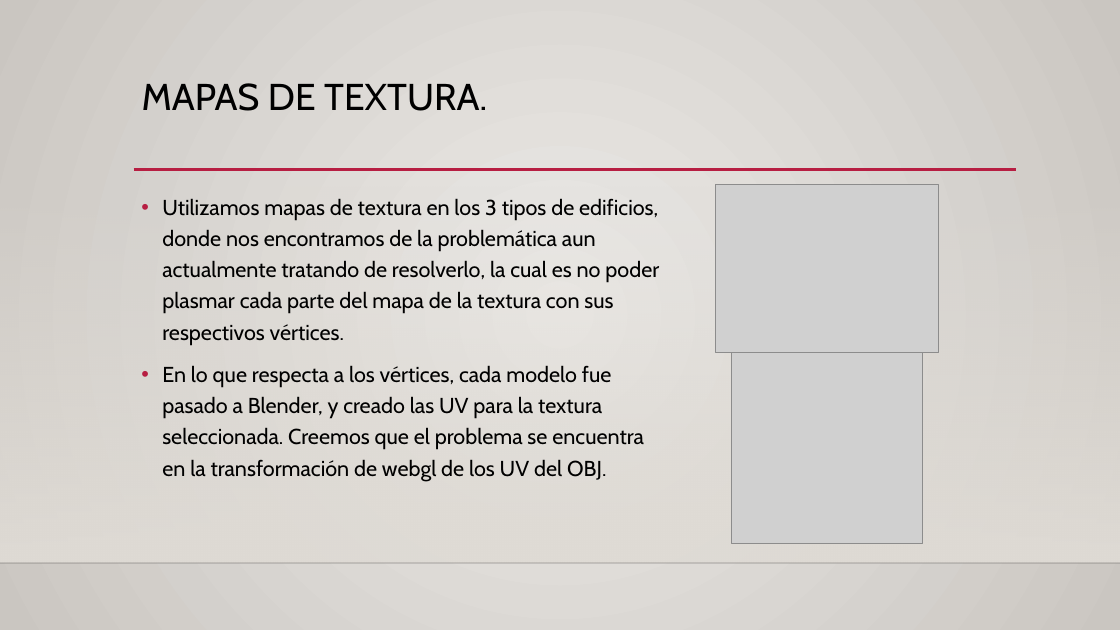
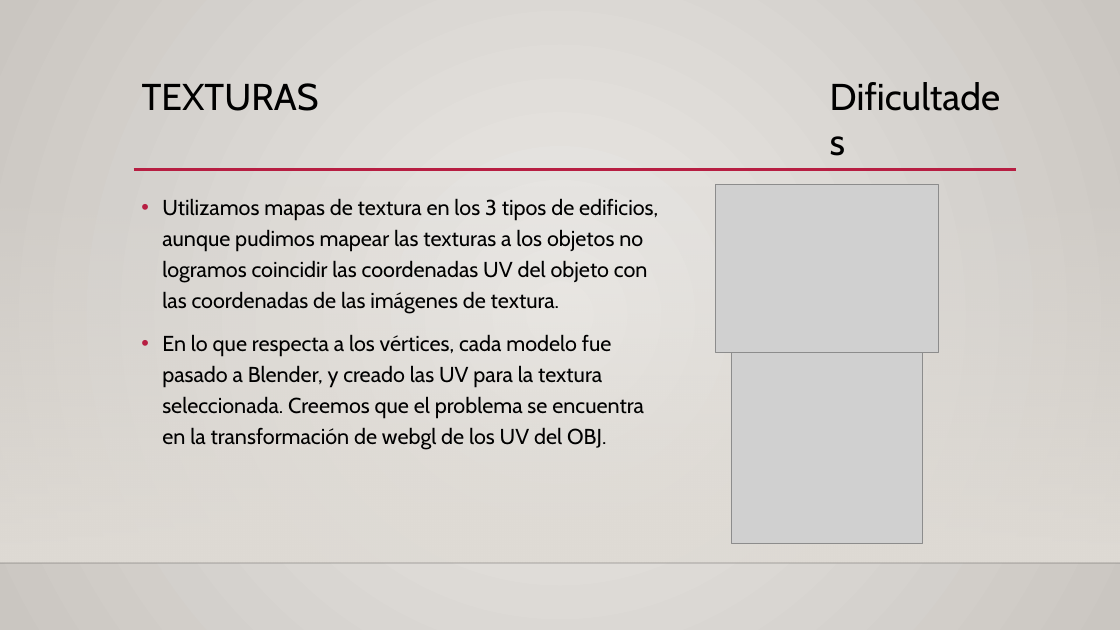
Before and after one commit to brunnerfrancisco/Proyecto-Final-CG, a slide deck: slide 10 of Proyecto 1/Presentacion Proyecto 2.pptx. Drawn at 1120x630 pixels with LibreOffice and Linux fonts; fonts in the diff are those of the drawing; grey boxes stand for pictures; background and template pictures are left out. Boxes give left, top, right and bottom in pixels: in the first picture for what was removed or moved away, otherwise in the second. Text is boxed around its words. In the diff, an @@ line names an element or a change of style, - is before the commit and + after.

```diff
--- a/Proyecto 1/Presentacion Proyecto 2.pptx
+++ b/Proyecto 1/Presentacion Proyecto 2.pptx
@@ title at bbox=[142, 83, 319, 111]: text changed @@
-MAPAS DE TEXTURA.
+TEXTURAS
@@ text added at bbox=[822, 69, 1016, 123], 32 pt, text #000000 @@
+Dificultades
@@ text at bbox=[162, 198, 658, 314]: text changed @@
-• Utilizamos mapas de textura en los 3 tipos de edificios, donde nos encontramos de la problemática aun actualmente tratando de resolverlo, la cual es no poder plasmar cada parte del mapa de la textura con sus respectivos vértices.
+• Utilizamos mapas de textura en los 3 tipos de edificios, aunque pudimos mapear las texturas a los objetos no logramos coincidir las coordenadas UV del objeto con las coordenadas de las imágenes de textura.
```
Also in this commit, not shown: 8 other slides changed.
